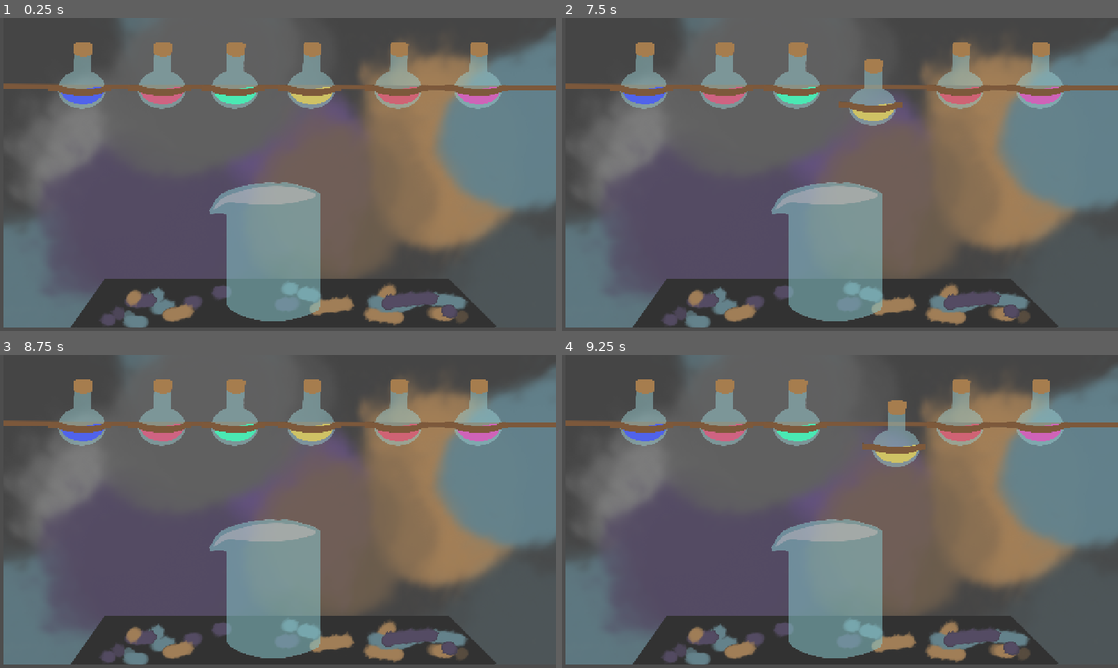
Above: before the commit, frames 1-4 (two rows, left to right).
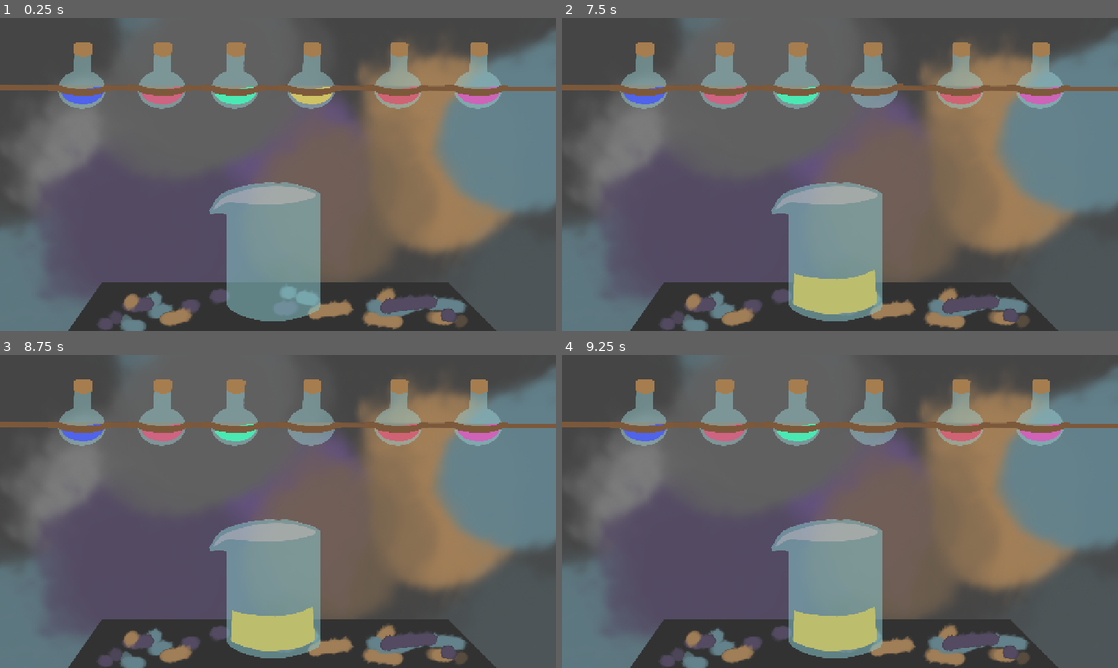
Above: after the commit, the same moments.

Repository: TimeaKTim/Space-game
Game: Godot game, scene res://Lifesupport/life_support.tscn
Same seed, same stepped clock (60 frames per second), same inputs: the game is played once before the commit and once after it. This scene is started directly instead of the project's main scene.
Inputs (mouse positions are in pixels of both pictures, inside the frame that each line leads up to):
- Up to frame 1 (0.25 s): no input
- Up to frame 2 (7.5 s): click (645, 74) at 0.52 s; click (645, 74) at 1.27 s; click (645, 74) at 2.02 s; tap Enter (ui_accept) at 2.75, 3.02, 4.25, 5, 5.75, 6.02, 7.25 s; move the mouse to (962, 158) at 2.77 s; press the mouse at (962, 158) at 2.78 s; release the mouse at (962, 158) at 3.5 s; drag from (728, 190) to (645, 74) at 3.52 s; move the mouse to (895, 105) at 4.27 s; press the mouse at (895, 105) at 4.28 s; release the mouse at (895, 105) at 5 s; drag from (812, 237) to (873, 74) at 5.02 s; move the mouse to (1006, 221) at 5.77 s; press the mouse at (1006, 221) at 5.78 s; release the mouse at (1006, 221) at 6.5 s; drag from (673, 127) to (723, 74) at 6.52 s; move the mouse to (867, 174) at 7.27 s; press the mouse at (867, 174) at 7.28 s
- Up to frame 3 (8.75 s): release the mouse at (305, 511) at 8 s; tap Enter (ui_accept) at 8 s; drag from (194, 433) to (478, 411) at 8.02 s
- Up to frame 4 (9.25 s): move the mouse to (962, 495) at 8.77 s; press the mouse at (962, 495) at 8.78 s; tap Enter (ui_accept) at 9.02 s

The runs differ from the first frame. In frame 1, 4.0% of the frame differs, in the area x 0-100%, y 20-100%; in frame 2, 6.8%; in frame 3, 5.7%; in frame 4, 7.5%, in the area x 0-100%, y 7-100%.

Commit message:
ASteroid

Diff:
--- a/Lifesupport/container.tscn
+++ b/Lifesupport/container.tscn
@@ -7,14 +7,15 @@
 [ext_resource type="Texture2D" uid="uid://ddjdbytuqlqbb" path="res://Lifesupport/base1.png" id="5_a8au3"]
 
 [sub_resource type="RectangleShape2D" id="RectangleShape2D_d2p6w"]
-size = Vector2(125, 126)
+size = Vector2(532.5, 632.5)
 
 [node name="Container" type="Area2D" unique_id=1309942741 groups=["container"]]
 scale = Vector2(0.4, 0.4)
 script = ExtResource("1_d2p6w")
 
 [node name="CollisionShape2D" type="CollisionShape2D" parent="." unique_id=879975041]
-position = Vector2(0.5, 0)
+position = Vector2(36.249954, 36.249947)
+scale = Vector2(0.9999998, 0.9999998)
 shape = SubResource("RectangleShape2D_d2p6w")
 
 [node name="Layer1" type="Sprite2D" parent="." unique_id=526577102]
--- a/Lifesupport/life_support.tscn
+++ b/Lifesupport/life_support.tscn
@@ -196,17 +196,17 @@
 "duration": 1.0,
 "texture": ExtResource("50_yiqq1")
 }],
-"loop": 0,
+"loop": false,
 "name": &"default",
-"speed": 10.0
+"speed": 15.0
 }]
 
 [node name="Life support" type="Node2D" unique_id=1682243815]
 script = ExtResource("1_4nei7")
 
 [node name="NewProject" type="Sprite2D" parent="." unique_id=198296508]
-position = Vector2(644, 356)
-scale = Vector2(0.6625, 0.65925926)
+position = Vector2(640, 361)
+scale = Vector2(0.6666666, 0.66851854)
 texture = ExtResource("3_rn8iu")
 
 [node name="Potion" parent="." unique_id=284708003 instance=ExtResource("2_rn8iu")]
@@ -234,6 +234,6 @@
 position = Vector2(616, 536)
 
 [node name="AnimatedSprite2D" type="AnimatedSprite2D" parent="." unique_id=1482224021]
-position = Vector2(656.00006, 360)
-scale = Vector2(1.739905, 1.5463576)
+position = Vector2(654.25, 330)
+scale = Vector2(1.744062, 1.4470199)
 sprite_frames = SubResource("SpriteFrames_flgdm")
--- /dev/null
+++ b/NAVigation/Explosion.tscn
@@ -0,0 +1,18 @@
+[gd_scene format=3 uid="uid://cf7ug2j8oh5ws"]
+
+[ext_resource type="Script" uid="uid://rhhvpmuv0gbo" path="res://NAVigation/explosion.gd" id="1_lcvct"]
+
+[node name="explosion" type="CPUParticles2D" unique_id=1558083880]
+emitting = false
+amount = 30
+lifetime = 0.5
+one_shot = true
+explosiveness = 1.0
+direction = Vector2(0, 0)
+spread = 180.0
+gravity = Vector2(0, 0)
+initial_velocity_min = 150.0
+initial_velocity_max = 250.0
+scale_amount_min = 3.0
+scale_amount_max = 6.0
+script = ExtResource("1_lcvct")
--- /dev/null
+++ b/NAVigation/asteroid.gd
@@ -0,0 +1,32 @@
+extends Area2D
+
+@export var speed: float = 250.0
+@export var explosion_scene: PackedScene
+
+func _process(delta: float) -> void:
+	position.y += speed * delta
+
+	# Despawn if it goes off the bottom of the screen
+	if global_position.y > 900:
+		queue_free()
+
+func _on_area_entered(area: Area2D) -> void:
+	# Checking for both lowercase and uppercase just in case!
+	if area.is_in_group("player") or area.is_in_group("Player"):
+		area.queue_free()
+		explode()
+		print("Game Over!")
+
+	elif area.is_in_group("laser") or area.is_in_group("Laser"):
+		area.queue_free()
+		explode()
+
+func explode() -> void:
+	if explosion_scene:
+		var explosion = explosion_scene.instantiate()
+		explosion.global_position = global_position
+
+		# THE FIX: call_deferred prevents the physics engine from crashing!
+		get_parent().call_deferred("add_child", explosion)
+
+	queue_free()
--- /dev/null
+++ b/NAVigation/asteroid.tscn
@@ -0,0 +1,28 @@
+[gd_scene format=3 uid="uid://bsf36j8ma3i8b"]
+
+[ext_resource type="Script" uid="uid://cjfvucqhpvvod" path="res://NAVigation/asteroid.gd" id="1_8pdwb"]
+[ext_resource type="Texture2D" uid="uid://b1rj84331aujw" path="res://NAVigation/Untitled 9.png" id="1_yqarj"]
+[ext_resource type="PackedScene" uid="uid://cf7ug2j8oh5ws" path="res://NAVigation/Explosion.tscn" id="2_fj7dr"]
+
+[sub_resource type="CircleShape2D" id="CircleShape2D_8pdwb"]
+radius = 181.70581
+
+[sub_resource type="AtlasTexture" id="AtlasTexture_fj7dr"]
+atlas = ExtResource("1_yqarj")
+region = Rect2(748.051, 636.50757, 421.17737, 441.89038)
+
+[node name="Area2D" type="Area2D" unique_id=496083264 groups=["asteroid"]]
+position = Vector2(0, -4)
+script = ExtResource("1_8pdwb")
+explosion_scene = ExtResource("2_fj7dr")
+
+[node name="CollisionShape2D" type="CollisionShape2D" parent="." unique_id=1309961922]
+position = Vector2(-6, -2)
+shape = SubResource("CircleShape2D_8pdwb")
+
+[node name="Sprite2D" type="Sprite2D" parent="." unique_id=1357482414]
+texture = SubResource("AtlasTexture_fj7dr")
+
+[node name="VisibleOnScreenNotifier2D" type="VisibleOnScreenNotifier2D" parent="." unique_id=1806691320]
+
+[connection signal="area_entered" from="." to="." method="_on_area_entered"]
--- /dev/null
+++ b/NAVigation/asteroidshooter.gd
@@ -0,0 +1,45 @@
+extends Node2D
+
+@export var asteroid_scene: PackedScene
+var screen_size: Vector2
+@onready var direction_indicator: Node2D = $"Direction indicator"
+
+# --- Variables for the confused indicator ---
+var target_rotation: float = 0.0
+var indicator_speed: float = 2.0
+
+func _ready() -> void:
+	screen_size = get_viewport_rect().size
+	print("----- DEBUG START -----")
+	print("MAIN: Game started. Screen size is: ", screen_size)
+
+	# Check if you remembered to drag the scene into the Inspector
+	if asteroid_scene == null:
+		print("ERROR: asteroid_scene is EMPTY! Drag Asteroid.tscn into the Main node's Inspector.")
+	else:
+		print("MAIN: Asteroid scene is loaded and ready.")
+
+func _process(delta: float) -> void:
+	# 1. Have a very small chance (2%) every frame to pick a completely new direction
+	if randf() < 0.02:
+		# Pick a random angle in a full 360 circle (-PI to PI radians)
+		target_rotation = randf_range(-PI, PI)
+
+	# 2. Smoothly swing the indicator toward the target angle over time
+	# lerp_angle is magic: it smoothly transitions between angles taking the shortest path
+	direction_indicator.rotation = lerp_angle(direction_indicator.rotation, target_rotation, indicator_speed * delta)
+
+func _on_spawn_timer_timeout() -> void:
+	print("MAIN: SpawnTimer just ticked!")
+
+	if asteroid_scene:
+		var asteroid = asteroid_scene.instantiate()
+		asteroid.scale = Vector2(0.1, 0.1)
+
+		var random_x = randf_range(20, screen_size.x - 20)
+		asteroid.global_position = Vector2(random_x, 0)
+
+		add_child(asteroid)
+		print("MAIN: Asteroid spawned successfully at: ", asteroid.global_position)
+	else:
+		print("ERROR: Timer ticked, but cannot spawn because asteroid_scene is null.")
--- /dev/null
+++ b/NAVigation/asteroidshooter.tscn
@@ -0,0 +1,55 @@
+[gd_scene format=3 uid="uid://dmhyhlyncmhd3"]
+
+[ext_resource type="Script" uid="uid://d4fnqragmc238" path="res://NAVigation/asteroidshooter.gd" id="1_23jxl"]
+[ext_resource type="Texture2D" uid="uid://04lri4x2lcf1" path="res://NAVigation/Untitled 7.png" id="1_elmpo"]
+[ext_resource type="PackedScene" uid="uid://bsf36j8ma3i8b" path="res://NAVigation/asteroid.tscn" id="2_qymkv"]
+[ext_resource type="PackedScene" uid="uid://ci6uhjqsddd1a" path="res://NAVigation/player.tscn" id="4_oss3k"]
+[ext_resource type="Texture2D" uid="uid://xkq1a3gawiui" path="res://NAVigation/middle.png" id="5_lxtsu"]
+[ext_resource type="Texture2D" uid="uid://p85rd2kavq67" path="res://NAVigation/Untitled 9 (1).png" id="5_oeo4h"]
+[ext_resource type="Texture2D" uid="uid://u48v8f35outp" path="res://NAVigation/redline.png" id="6_oeo4h"]
+[ext_resource type="Texture2D" uid="uid://bnnpt5pvow7dr" path="res://NAVigation/blueline.png" id="7_isqrk"]
+
+[node name="Main" type="Node2D" unique_id=1808688974]
+script = ExtResource("1_23jxl")
+asteroid_scene = ExtResource("2_qymkv")
+
+[node name="Background" type="Sprite2D" parent="." unique_id=755348391]
+position = Vector2(636, 257)
+scale = Vector2(0.5953704, 0.58148146)
+texture = ExtResource("1_elmpo")
+
+[node name="SpawnTimer" type="Timer" parent="." unique_id=1392190155]
+autostart = true
+
+[node name="Node2D" parent="." unique_id=402867062 instance=ExtResource("4_oss3k")]
+position = Vector2(654, 635)
+
+[node name="Untitled9(1)" type="Sprite2D" parent="." unique_id=1610044601]
+z_index = 1
+position = Vector2(1129.0001, 600)
+scale = Vector2(0.63, 0.63)
+texture = ExtResource("5_oeo4h")
+
+[node name="Direction indicator" type="Node2D" parent="." unique_id=1568916857]
+position = Vector2(1125, 612)
+
+[node name="Middle" type="Sprite2D" parent="Direction indicator" unique_id=238556444]
+z_index = 2
+texture = ExtResource("5_lxtsu")
+offset = Vector2(-8, -19)
+
+[node name="Redline" type="Sprite2D" parent="Direction indicator" unique_id=1811993404]
+z_index = 2
+position = Vector2(-1.1920929e-05, -6.0796738e-06)
+scale = Vector2(0.6, 0.6)
+texture = ExtResource("6_oeo4h")
+offset = Vector2(-13.333313, -1.6666565)
+
+[node name="Blueline" type="Sprite2D" parent="Direction indicator" unique_id=1351885592]
+z_index = 2
+position = Vector2(-1.21593475e-05, 1)
+scale = Vector2(0.6, 0.6)
+texture = ExtResource("7_isqrk")
+offset = Vector2(-3.333313, -30)
+
+[connection signal="timeout" from="SpawnTimer" to="." method="_on_spawn_timer_timeout"]
--- /dev/null
+++ b/NAVigation/explosion.gd
@@ -0,0 +1,10 @@
+extends CPUParticles2D
+
+func _ready() -> void:
+	# Force it to emit as soon as it spawns
+	emitting = true
+
+func _process(delta: float) -> void:
+	# If the particles have finished their lifetime, delete the node
+	if not emitting:
+		queue_free()
--- /dev/null
+++ b/NAVigation/laser.gd
@@ -0,0 +1,11 @@
+extends Area2D
+
+@export var speed: float = 600.0
+
+func _process(delta: float) -> void:
+	# Move the laser straight up
+	position.y -= speed * delta
+
+# Connect this signal from the VisibleOnScreenNotifier2D via the Node tab
+func _on_visible_on_screen_notifier_2d_screen_exited() -> void:
+	queue_free() # Destroys the laser when it leaves the screen
--- /dev/null
+++ b/NAVigation/laser.tscn
@@ -0,0 +1,27 @@
+[gd_scene format=3 uid="uid://b8lkfgue685bv"]
+
+[ext_resource type="Script" uid="uid://d1ux5y5y57t71" path="res://NAVigation/laser.gd" id="1_fslxk"]
+[ext_resource type="Texture2D" uid="uid://b1rj84331aujw" path="res://NAVigation/Untitled 9.png" id="1_rr08o"]
+
+[sub_resource type="CapsuleShape2D" id="CapsuleShape2D_rr08o"]
+radius = 86.0
+height = 312.0
+
+[sub_resource type="AtlasTexture" id="AtlasTexture_fslxk"]
+atlas = ExtResource("1_rr08o")
+region = Rect2(152.77911, 885.9576, 262.0276, 337.97748)
+
+[node name="Area2D" type="Area2D" unique_id=1395484295 groups=["laser"]]
+scale = Vector2(0.1, 0.1)
+script = ExtResource("1_fslxk")
+
+[node name="VisibleOnScreenNotifier2D" type="VisibleOnScreenNotifier2D" parent="." unique_id=2046369408]
+
+[node name="CollisionShape2D" type="CollisionShape2D" parent="." unique_id=942430498]
+shape = SubResource("CapsuleShape2D_rr08o")
+
+[node name="Sprite2D" type="Sprite2D" parent="." unique_id=2042683018]
+rotation = 0.2447044
+scale = Vector2(1.0120482, 1.0112995)
+texture = SubResource("AtlasTexture_fslxk")
+offset = Vector2(-13.900024, 1.4351391)
--- /dev/null
+++ b/NAVigation/player.gd
@@ -0,0 +1,25 @@
+extends Area2D
+
+@export var laser_scene: PackedScene
+var screen_size: Vector2
+
+func _ready() -> void:
+	screen_size = get_viewport_rect().size
+
+func _input(event: InputEvent) -> void:
+	# Move the ship left and right following the mouse
+	if event is InputEventMouseMotion:
+		# Clamp keeps the player from moving off the edges of the screen
+		global_position.x = clamp(event.position.x, 0, screen_size.x)
+
+	# Shoot when the left mouse button is clicked
+	if event.is_action_pressed("shoot"):
+		shoot()
+
+func shoot() -> void:
+	if laser_scene:
+		var laser = laser_scene.instantiate()
+		# Spawn the laser at the Muzzle Marker2D's position
+		laser.global_position = $Muzzle.global_position
+		# Add the laser to the main scene tree
+		get_tree().root.add_child(laser)
--- /dev/null
+++ b/NAVigation/player.tscn
@@ -0,0 +1,27 @@
+[gd_scene format=3 uid="uid://ci6uhjqsddd1a"]
+
+[ext_resource type="Script" uid="uid://dqrdlujtthxvy" path="res://NAVigation/player.gd" id="1_nfl0w"]
+[ext_resource type="PackedScene" uid="uid://b8lkfgue685bv" path="res://NAVigation/laser.tscn" id="2_b3rne"]
+[ext_resource type="Texture2D" uid="uid://b1rj84331aujw" path="res://NAVigation/Untitled 9.png" id="2_qbx2q"]
+
+[sub_resource type="AtlasTexture" id="AtlasTexture_b3rne"]
+atlas = ExtResource("2_qbx2q")
+region = Rect2(1159.7466, 732.15, 1000.2534, 887.85)
+
+[sub_resource type="RectangleShape2D" id="RectangleShape2D_of57j"]
+size = Vector2(987, 885)
+
+[node name="Node2D" type="Area2D" unique_id=402867062 groups=["player"]]
+scale = Vector2(0.1, 0.1)
+script = ExtResource("1_nfl0w")
+laser_scene = ExtResource("2_b3rne")
+
+[node name="Sprite2D" type="Sprite2D" parent="." unique_id=1519188538]
+texture = SubResource("AtlasTexture_b3rne")
+
+[node name="CollisionShape2D" type="CollisionShape2D" parent="." unique_id=1406196964]
+position = Vector2(6.5, 7.5)
+shape = SubResource("RectangleShape2D_of57j")
+
+[node name="Muzzle" type="Marker2D" parent="." unique_id=1407314526]
+position = Vector2(5, -712)
--- a/project.godot
+++ b/project.godot
@@ -22,6 +22,20 @@
 window/size/mode=3
 window/stretch/mode="canvas_items"
 
+[global_group]
+
+laser=""
+asteroid=""
+player=""
+
+[input]
+
+shoot={
+"deadzone": 0.2,
+"events": [Object(InputEventMouseButton,"resource_local_to_scene":false,"resource_name":"","device":-1,"window_id":0,"alt_pressed":false,"shift_pressed":false,"ctrl_pressed":false,"meta_pressed":false,"button_mask":1,"position":Vector2(488, 13),"global_position":Vector2(497, 61),"factor":1.0,"button_index":1,"canceled":false,"pressed":true,"double_click":false,"script":null)
+]
+}
+
 [physics]
 
 3d/physics_engine="Jolt Physics"
Binary file added: NAVigation/Untitled 7.png
Not shown, added: NAVigation/Untitled 7.png.import
Binary file added: NAVigation/Untitled 9 (1).png
Not shown, added: NAVigation/Untitled 9 (1).png.import
Binary file added: NAVigation/Untitled 9.png
Not shown, added: NAVigation/Untitled 9.png.import
Not shown, added: NAVigation/asteroid.gd.uid
Not shown, added: NAVigation/asteroidshooter.gd.uid
Binary file added: NAVigation/blueline.png
Not shown, added: NAVigation/blueline.png.import
Not shown, added: NAVigation/explosion.gd.uid
Not shown, added: NAVigation/laser.gd.uid
(and 5 more such lines)
